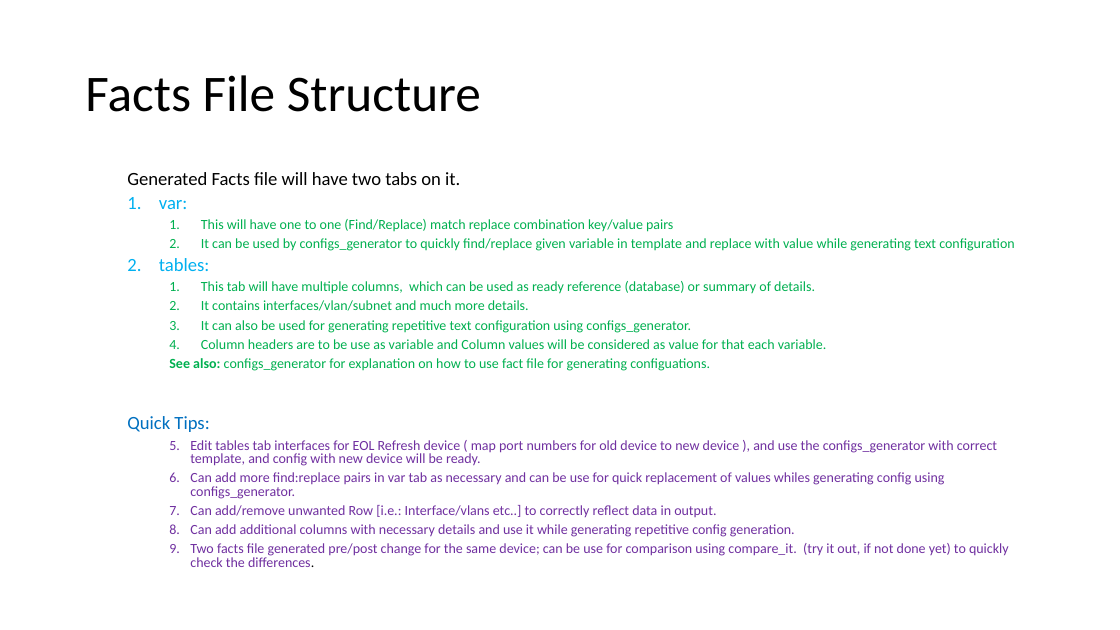
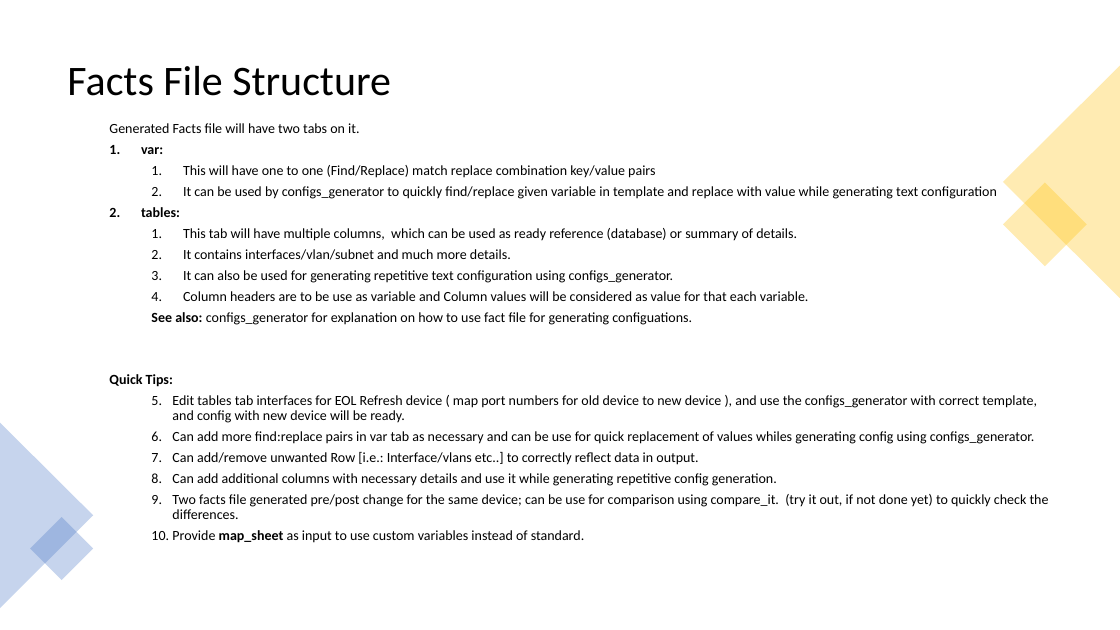
Before and after one commit to aliasgar1978/facts_generator, a slide deck: slide 5 of facts_generator.pptx. Drawn at 1120x630 pixels with LibreOffice and Linux fonts; fonts in the diff are those of the drawing. Boxes give left, top, right and bottom in pixels: in the first picture for what was removed or moved away, otherwise in the second. Text is boxed around its words. In the diff, an @@ line names an element or a change of style, - is before the commit and + after.

```diff
--- a/facts_generator.pptx
+++ b/facts_generator.pptx
@@ title "Facts File Structure": place and size @@
-title "Facts File Structure" at box(85, 75, 481, 112)
+title "Facts File Structure" at box(67, 66, 391, 96)
@@ title "Facts File Structure" at box(67, 66, 391, 96): size 44 to 36 pt @@
@@ triangle added at box(1003, 66, 1120, 298), fill #FFC000 at 30% opacity @@
@@ text "Generated Facts file will have ...": place and size @@
-text "Generated Facts file will have ..." at box(127, 172, 1014, 567)
+text "Generated Facts file will have ..." at box(109, 123, 1049, 543)
@@ text at box(109, 123, 1049, 519): size 16 to 12 pt in "Generated Facts file will have two tabs ...", "var:", "tables:", "Quick Tips:"; text colour #00B0F0 to #000000 in "var:", "tables:"; bold on in "var:", "tables:", "Quick Tips:"; text colour #00B050 to #000000 in "This will have one to one (Find/Replace) ...", "It can be used by configs_generator to ...", "This tab will have multiple columns, which ...", "It contains interfaces/vlan/subnet and much more details." and 3 more places; text colour #0070C0 to #000000 in "Quick Tips:"; text colour #7030A0 to #000000 in "Edit tables tab interfaces for EOL Refresh ...", "Can add more find:replace pairs in var ...", "Can add/remove unwanted Row [i.e.: Interface/vlans etc..] ...", "Can add additional columns with necessary details ..." and 1 more places; line spacing 0.8 to 0.9 @@
@@ rectangle added at box(1003, 183, 1088, 267), fill #FFC000 at 30% opacity @@
@@ triangle added at box(0, 423, 93, 608), fill #4472C4 at 30% opacity @@
@@ rectangle added at box(30, 517, 93, 580), fill #4472C4 at 30% opacity @@
@@ text at box(172, 530, 584, 543): paragraph added @@
+    6. Provide map_sheet as input to use custom variables instead of standard.
```
Also in this commit, not shown: 5 other slides changed.
